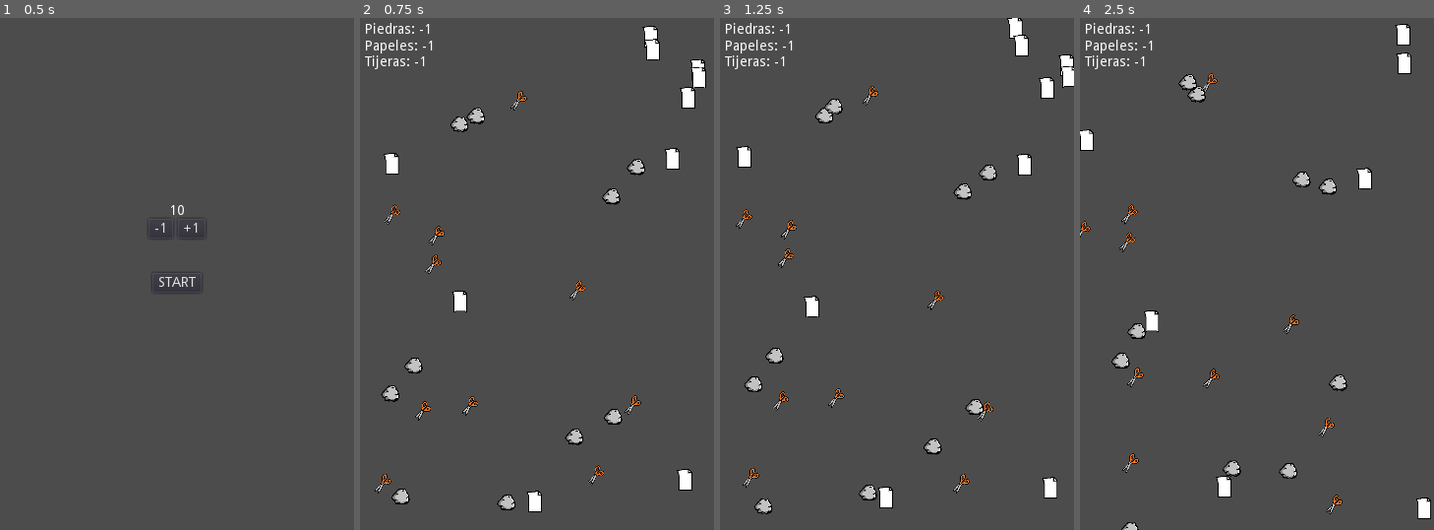
Above: before the commit, frames 1-4 (left to right).
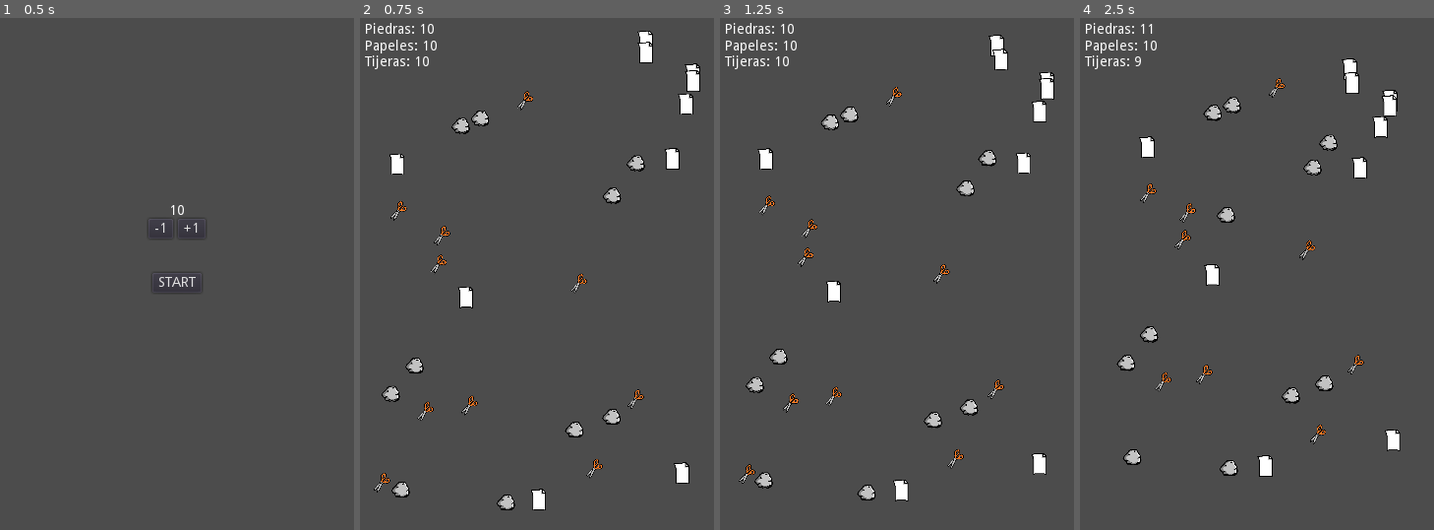
Above: after the commit, the same moments.

Repository: Earthsnake12/PiedraPapelTijera
Game: Godot game, scene res://main/main.tscn
Same seed, same stepped clock (60 frames per second), same inputs: the game is played once before the commit and once after it.
Inputs:
- Up to frame 1 (0.5 s): no input
- Up to frame 2 (0.75 s): click "START" at 0.5 s
- Up to frame 3 (1.25 s): no input
- Up to frame 4 (2.5 s): no input

Frame 1 is identical in both runs. In frame 2, 3.4% of the frame differs, in the area x 3-98%, y 1-97%; in frame 3, 5.3%; in frame 4, 5.8%, in the area x 0-100%, y 1-100%.

Commit message:
Juego funcional pero hay que corregir la aparicion al colicionar y el traqueo

Diff:
--- a/elemento/Elemento.gd
+++ b/elemento/Elemento.gd
@@ -12,33 +12,29 @@
 	screen_size = get_viewport_rect().size #tomo el tamaño de la ventana
 
 	position = Vector2(rand_range(10, screen_size.x-10), rand_range(10, screen_size.y-10))
-	velocity = Vector2(rand_range(-1,1), rand_range(-1,1))
-	velocity = velocity.normalized() * speed
 
 # es llamado en cada frame. Delta es el tiempo pasado entre frame
 func _process(delta):
-	""""
+
 	var buscados
 
 	if tipo == "piedra":
-		buscados = get_tree().get_nodes_in_group("tijera")
+		buscados = get_node("/root/main/Control_Tijera").get_children()
 	elif tipo == "papel":
-		buscados = get_tree().get_nodes_in_group("piedra")
+		buscados = get_node("/root/main/Control_Piedra").get_children()
 	elif tipo == "tijera":
-		buscados = get_tree().get_nodes_in_group("papel")
-
+		buscados = get_node("/root/main/Control_Papel").get_children()
 
 	var objetivo = Vector2.ZERO
+	for i in range(buscados.size()):
 
-	for i in range(1, buscados.size()):
-
-		if i == 1:
+		if i == 0:
 			objetivo = buscados[i].position - position
 
 		elif objetivo.distance_to(buscados[i].position) < objetivo.length():
 			objetivo = buscados[i].position - position
 
-	velocity = objetivo.normalized() * speed"""
+	velocity = objetivo.normalized() * speed
 
 	position += velocity * delta
 
@@ -47,9 +43,9 @@
 	tipo = eleccion_tipo
 	$AnimatedSprite.animation = tipo
 
-
 func _on_Elemento_area_entered(area):
 	if ((tipo == "piedra" and area.tipo == "papel")
 	or (tipo == "papel" and area.tipo == "tijera")
 	or (tipo == "tijera" and area.tipo == "piedra")):
 		emit_signal("tocado", self)
+		$CollisionShape2D.set_deferred("disabled", true)
--- a/main/HUD.gd
+++ b/main/HUD.gd
@@ -5,7 +5,6 @@
 # Called when the node enters the scene tree for the first time.
 func _ready():
 	$Control_Start/Cantidad.text = "10"
-
 
 func show_game_over(ganador):
 	$Control_score.hide()
@@ -31,16 +30,12 @@
 		CANT += 1
 		$Control_Start/Cantidad.text = str(CANT)
 
-
 func _on_Disminuir_button_down():
 	var CANT = int($Control_Start/Cantidad.text)
 	if CANT > 1:
 		CANT -= 1
 		$Control_Start/Cantidad.text = str(CANT)
 
-
-
-
 func _on_main_menu_pressed():
 	$Control_game_over.hide()
 	$Control_score.hide()
--- a/main/main.gd
+++ b/main/main.gd
@@ -8,9 +8,9 @@
 	randomize()
 
 func _process(delta):
-	var CANT_PIEDRAS = get_tree().get_nodes_in_group("piedra").size() - 1
-	var CANT_PAPELES = get_tree().get_nodes_in_group("papel").size() - 1
-	var CANT_TIJERAS = get_tree().get_nodes_in_group("tijera").size() - 1
+	var CANT_PIEDRAS = $Control_Piedra.get_child_count()
+	var CANT_PAPELES = $Control_Papel.get_child_count()
+	var CANT_TIJERAS = $Control_Tijera.get_child_count()
 
 	$HUD/Control_score/Piedras.text = "Piedras: " + str(CANT_PIEDRAS)
 	$HUD/Control_score/Papeles.text = "Papeles: " + str(CANT_PAPELES)
@@ -37,20 +37,34 @@
 		if i < CANT:
 			elemento.setTipo("piedra")
 			$Control_Piedra.add_child(elemento)
-			elemento.connect("tocado", self, "_on_Elemento_tocado")
 		elif i < CANT * 2:
 			elemento.setTipo("papel")
 			$Control_Papel.add_child(elemento)
-			elemento.connect("tocado", self, "_on_Elemento_tocado")
 		else:
 			elemento.setTipo("tijera")
 			$Control_Tijera.add_child(elemento)
-			elemento.connect("tocado", self, "_on_Elemento_tocado")
 
-	connect("tocado", self, "_on_Elemento_tocado")
+		elemento.connect("tocado", self, "_on_Elemento_tocado")
 
 	enJuego = true
 
+func _on_Elemento_tocado(elemento):
+	var pos = elemento.position
+	var viejoTipo = elemento.tipo
+	elemento.queue_free()
 
-func _on_Elemento_tocado(elemento):
-	print(elemento.tipo)
+	var nuevoElemento = elemento_scene.instance()
+	nuevoElemento.position = pos
+
+	match viejoTipo:
+		"piedra":
+			nuevoElemento.setTipo("papel")
+			$Control_Papel.call_deferred("add_child", nuevoElemento)
+		"papel":
+			nuevoElemento.setTipo("tijera")
+			$Control_Tijera.call_deferred("add_child", nuevoElemento)
+		"tijera":
+			nuevoElemento.setTipo("piedra")
+			$Control_Piedra.call_deferred("add_child", nuevoElemento)
+
+	nuevoElemento.connect("tocado", self, "_on_Elemento_tocado")
